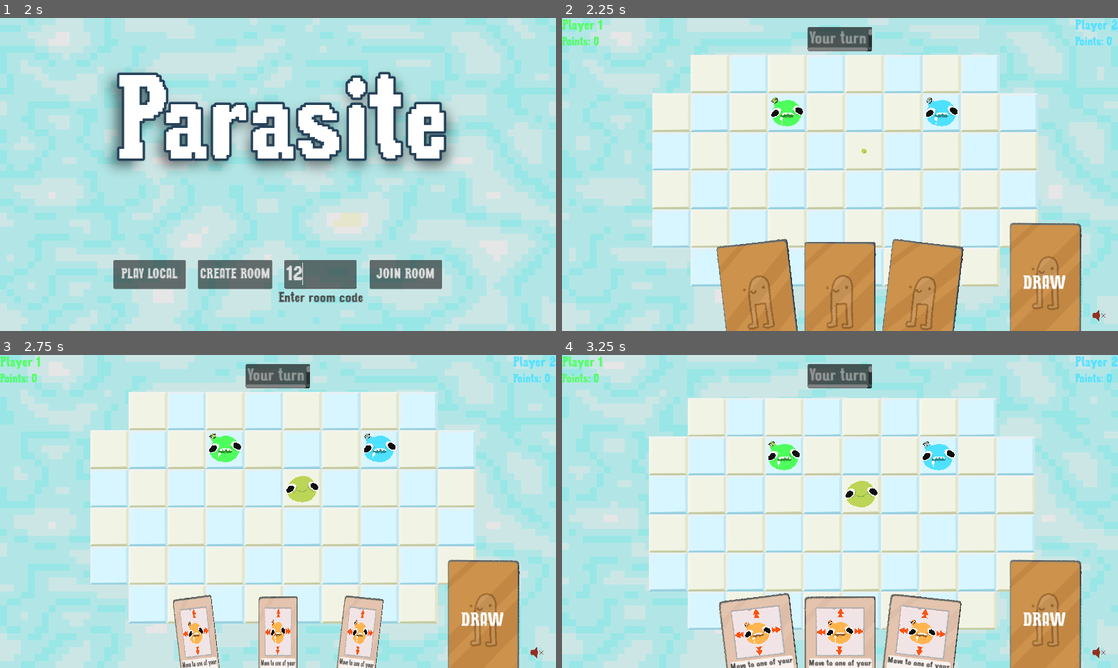
Above: before the commit, frames 1-4 (two rows, left to right).
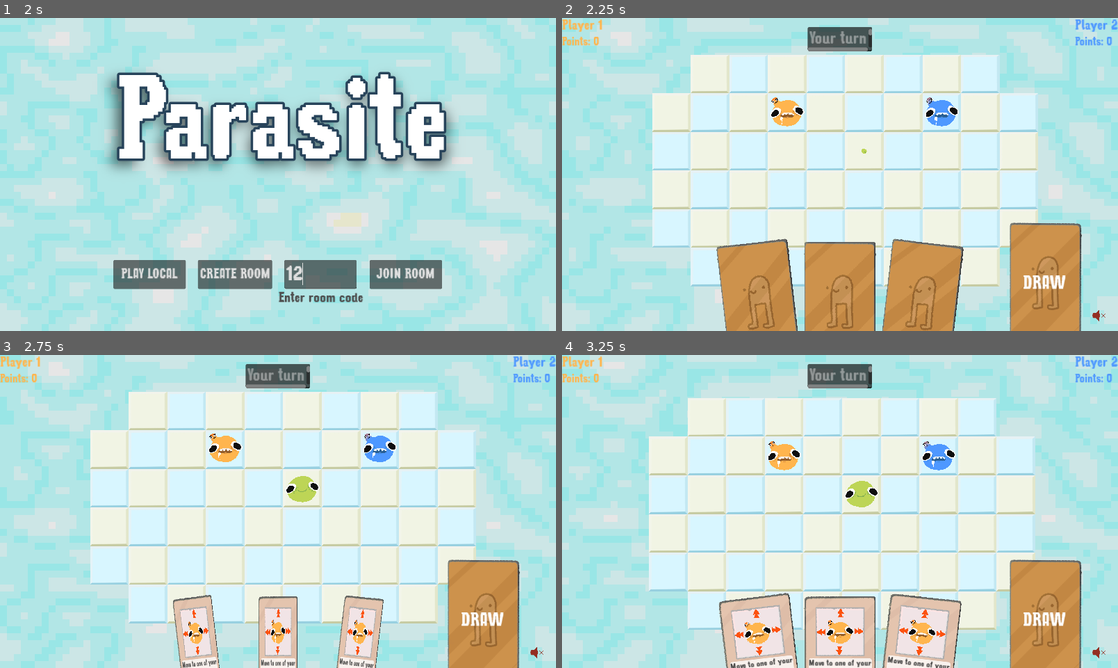
Above: after the commit, the same moments.

Repository: patator62180/GDWL_67
Game: Godot game, scene res://scenes/main/main.tscn
Two runs of this game, one before a commit and one after it. Both use one fixed random seed, a clock stepped at 60 frames per second and the inputs below.
Inputs (mouse positions are in pixels of both pictures, inside the frame that each line leads up to):
- Up to frame 1 (2 s): click "[FAKE] Start as player (local)" at 0.5 s; click (322, 274) at 1.27 s; type "12" at 1.35 s
- Up to frame 2 (2.25 s): click "PLAY LOCAL" at 2 s
- Up to frame 3 (2.75 s): no input
- Up to frame 4 (3.25 s): tap Enter (ui_accept) at 2.75 s; drag from (840, 511) to (789, 448) at 2.77 s

Frame 1 is identical in both runs. In frame 2, 1.0% of the frame differs, in the area x 0-100%, y 0-35%; in frame 3, 1.0%; in frame 4, 1.0%, in the area x 0-100%, y 0-37%.

Commit message:
forced default colors

Diff:
--- a/scenes/game/game.gd
+++ b/scenes/game/game.gd
@@ -19,10 +19,10 @@
     var nickname: String
     var color: float
 
-    func _init(peer_id: int):
+    func _init(player_index: int, peer_id: int):
         self.peer_id = peer_id
         self.nickname = 'Player %d' % peer_id
-        self.color = randf()
+        self.color = 1 if player_index == 0 else 0.5
 
 var peer_players: Array[PeerPlayer] = []
 var is_game_over: bool = false
@@ -207,7 +207,7 @@
 
 func on_peer_player_joined(id: int):
     var player_index = len(peer_players)
-    var peer_player = PeerPlayer.new(id)
+    var peer_player = PeerPlayer.new(player_index, id)
 
     peer_players.append(peer_player)
     Mediator.instance.call_on_player(id, player_controller.assign_player, player_index)
